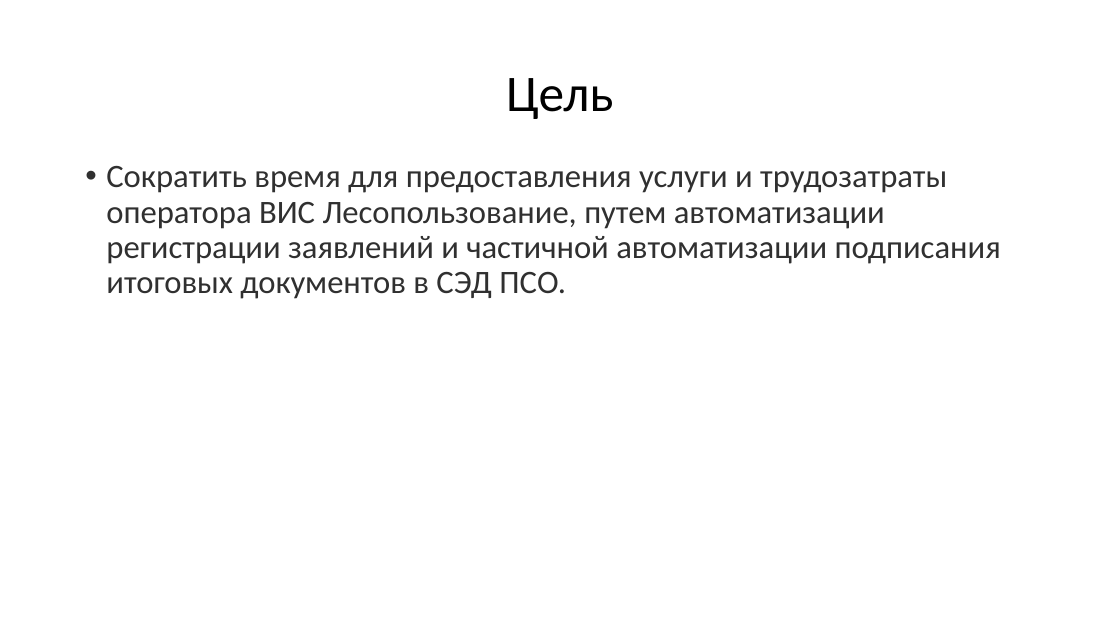
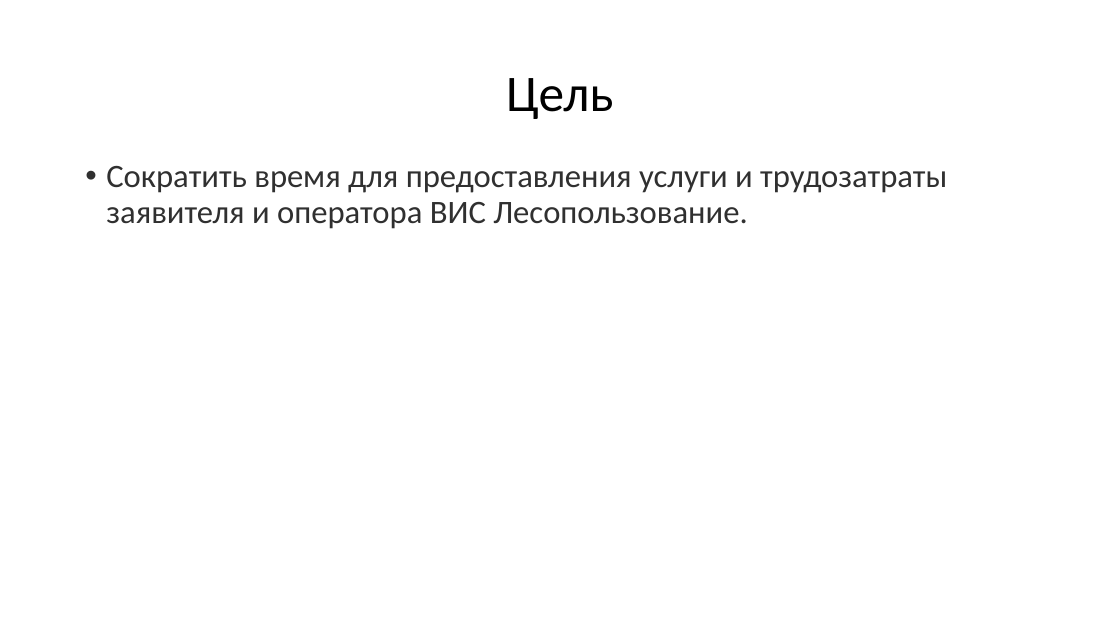
Before and after one commit to mcdodik20008/docs, a slide deck: slide 8 of Презентация.pptx. Drawn at 1120x630 pixels with LibreOffice and Linux fonts; fonts in the diff are those of the drawing. Boxes give left, top, right and bottom in pixels: in the first picture for what was removed or moved away, otherwise in the second. Text is boxed around its words. In the diff, an @@ line names an element or a change of style, - is before the commit and + after.

```diff
--- a/Презентация.pptx
+++ b/Презентация.pptx
@@ text at (106, 166, 947, 229): text changed @@
-• Сократить время для предоставления услуги и трудозатраты оператора ВИС Лесопользование, путем автоматизации регистрации заявлений и частичной автоматизации подписания итоговых документов в СЭД ПСО.
+• Сократить время для предоставления услуги и трудозатраты заявителя и оператора ВИС Лесопользование.
```
Also in this commit, not shown: 11 other slides changed, 2 other files.
